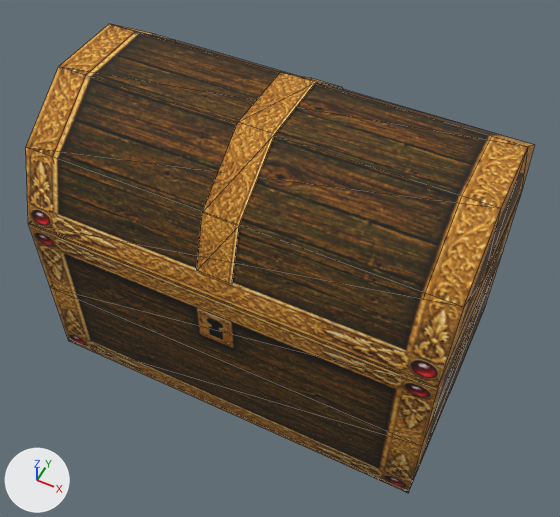
A saved change to the glTF model worlds/mm9/models/mm9_deco_chest5.glb.
Both versions are drawn from a 50 mm camera at (0.594, -1.189, 1.768) aimed at (0.023, -0.047, 0.339). Arrows for +X, +Y and +Z are at lower left; the lights stay in place. The first picture is the older version. Mesh edges are drawn as thin lines. Vertices at exactly the same position are counted once.

In view in the first picture: 'Chest5'.
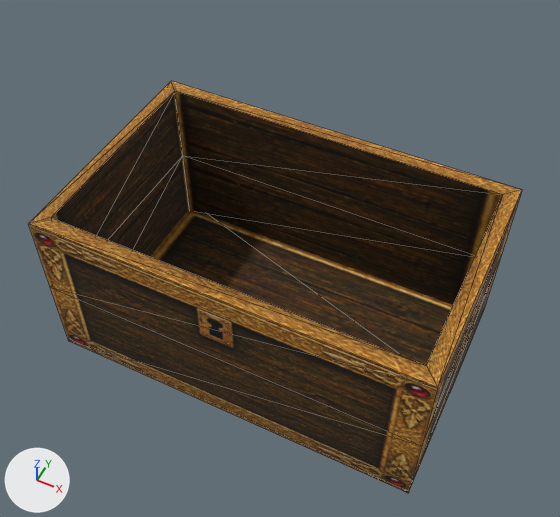
The change, as JSON lines over the scene's bpy script:
```json
{"block": "me_chest5_001", "where": "# used by ob_chest5; location = (0.0, 0.0, 0.0)"}
{"op": "remove", "block": "me_chest5_001", "code": "me_chest5_001.from_pydata(...)  # 82 vertices, 122 faces; spans x -0.501..0.501, y -0.315..0.315, z 0.0..0.771"}
{"op": "add", "block": "me_chest5_001", "code": "me_chest5_001.from_pydata(...)  # 32 vertices, 56 faces; spans x -0.501..0.501, y -0.314..0.315, z 0.0..0.467"}
{"block": "me_chest5_001", "change": "me_chest5_001 part 1: the loose piece of 12 vertices spanning x -0.048..0.036, y -0.301..0.302, z 0.519..0.771 is deleted"}
{"block": "me_chest5_001", "change": "me_chest5_001 part 2"}
{"block": "me_chest5_001", "change": "38 vertices are removed from x -0.501..0.501, y -0.315..0.315, z 0.467..0.767"}
{"block": "me_chest5_001", "change": "66 faces are deleted"}
{"block": "me_chest5_001", "change": "10 new faces join them"}
```

What differs and where, as boxes (x1, y1, x2, y2) in the pictures (560 x 517 px):
```json
{"object": "Chest5", "change": "reshaped", "before": [26, 24, 534, 493], "after": [29, 81, 522, 493], "on screen": "12% shorter"}
{"part": 1, "of": "me_chest5_001", "change": "deleted", "before": [197, 72, 342, 284], "on screen": "orange"}
{"part": 2, "of": "me_chest5_001", "change": "cut back", "before": [26, 24, 534, 390], "after": [38, 81, 522, 390]}
```
